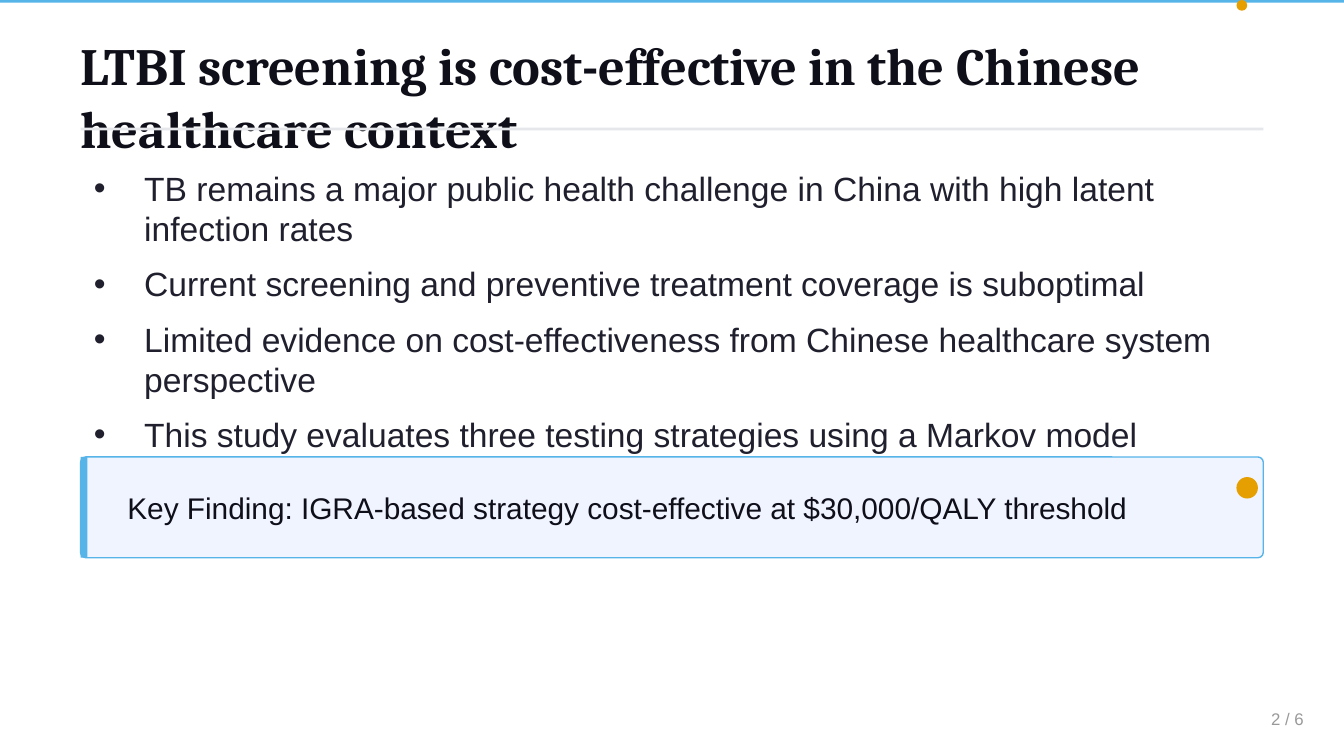
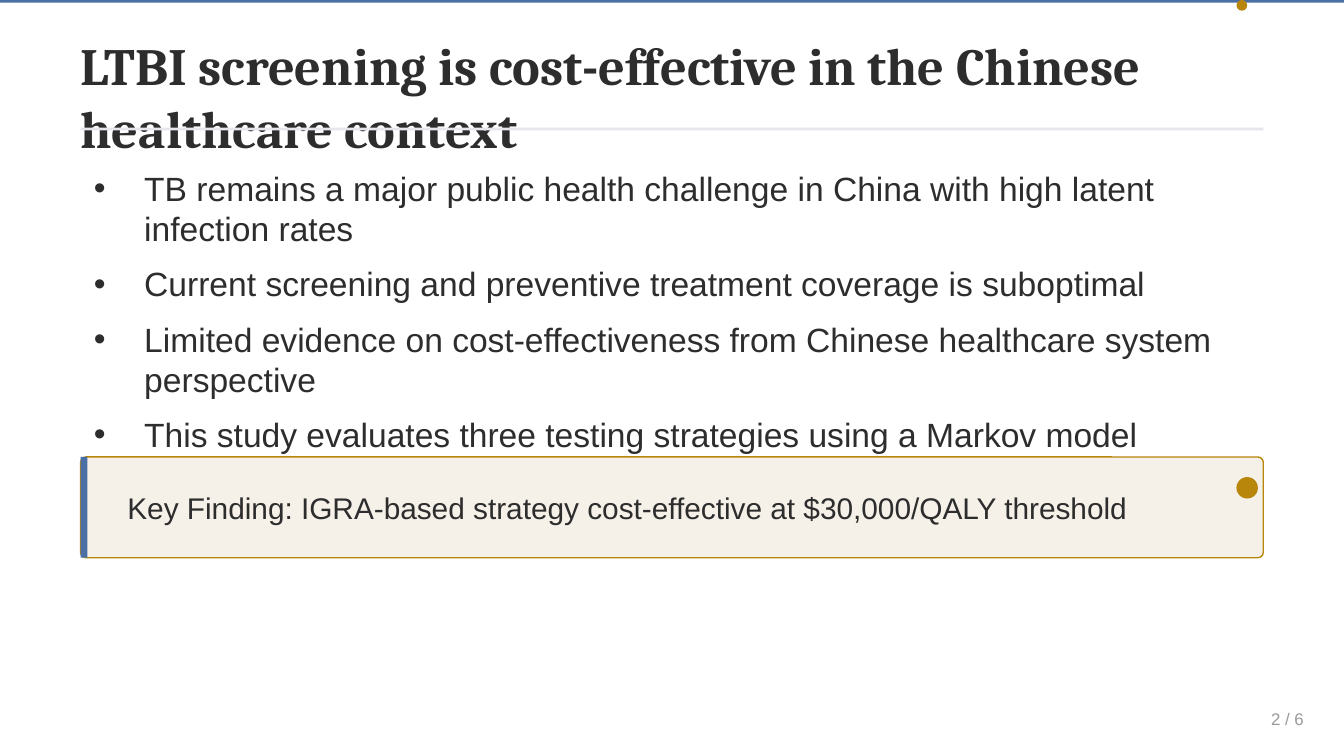
Before and after one commit to ablikimeli/paper2ppt-skill, a slide deck: slide 2 of templates/samples/template_nature.pptx. Drawn at 1344x756 pixels with LibreOffice and Linux fonts; fonts in the diff are those of the drawing. Boxes give left, top, right and bottom in pixels: in the first picture for what was removed or moved away, otherwise in the second. Text is boxed around its words. In the diff, an @@ line names an element or a change of style, - is before the commit and + after.

```diff
--- a/templates/samples/template_nature.pptx
+++ b/templates/samples/template_nature.pptx
@@ rectangle at (0,0,1344,3): fill #56B4E9 to #4A6FA5 @@
@@ ellipse at (1236,0,1247,11): fill #E69F00 to #B8860B @@
@@ text "LTBI screening is cost-effective in ..." at (81,48,1140,149): text colour #0F0F1A to #2D2D2D @@
@@ rectangle at (81,457,87,558): fill #56B4E9 to #4A6FA5 @@
@@ rounded rectangle at (81,457,1263,558): fill #F0F4FF to #F5F0E8; outline #56B4E9 0.75 pt to #B8860B 0.75 pt @@
@@ text "Key Finding: IGRA-based strategy cost-effective ..." at (127,497,1127,524): text colour #0F0F1A to #2D2D2D @@
@@ ellipse at (1236,477,1258,499): fill #E69F00 to #B8860B @@
```
Also in this commit, not shown: 2 other slides changed, 11 other files.
